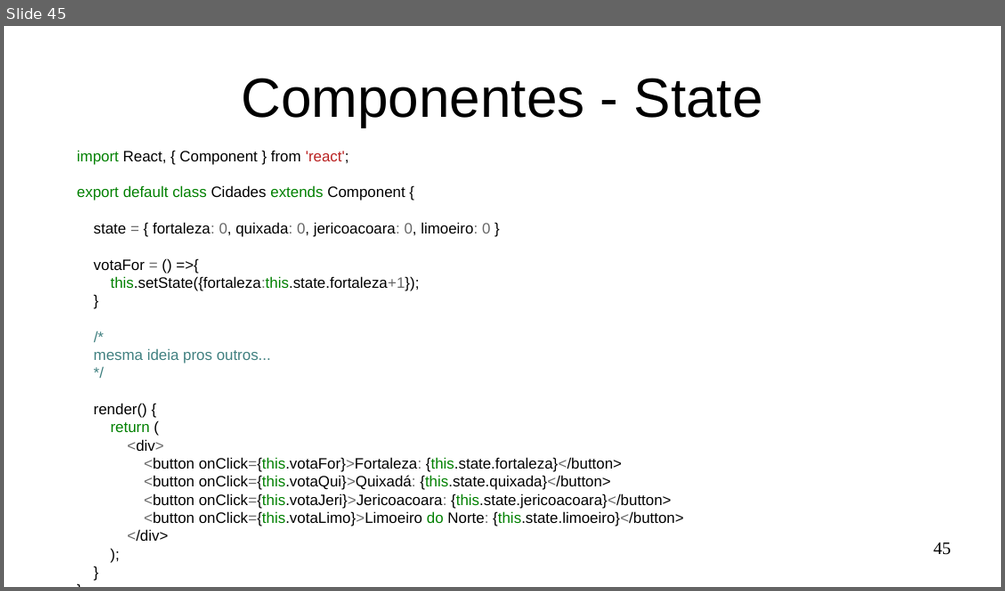
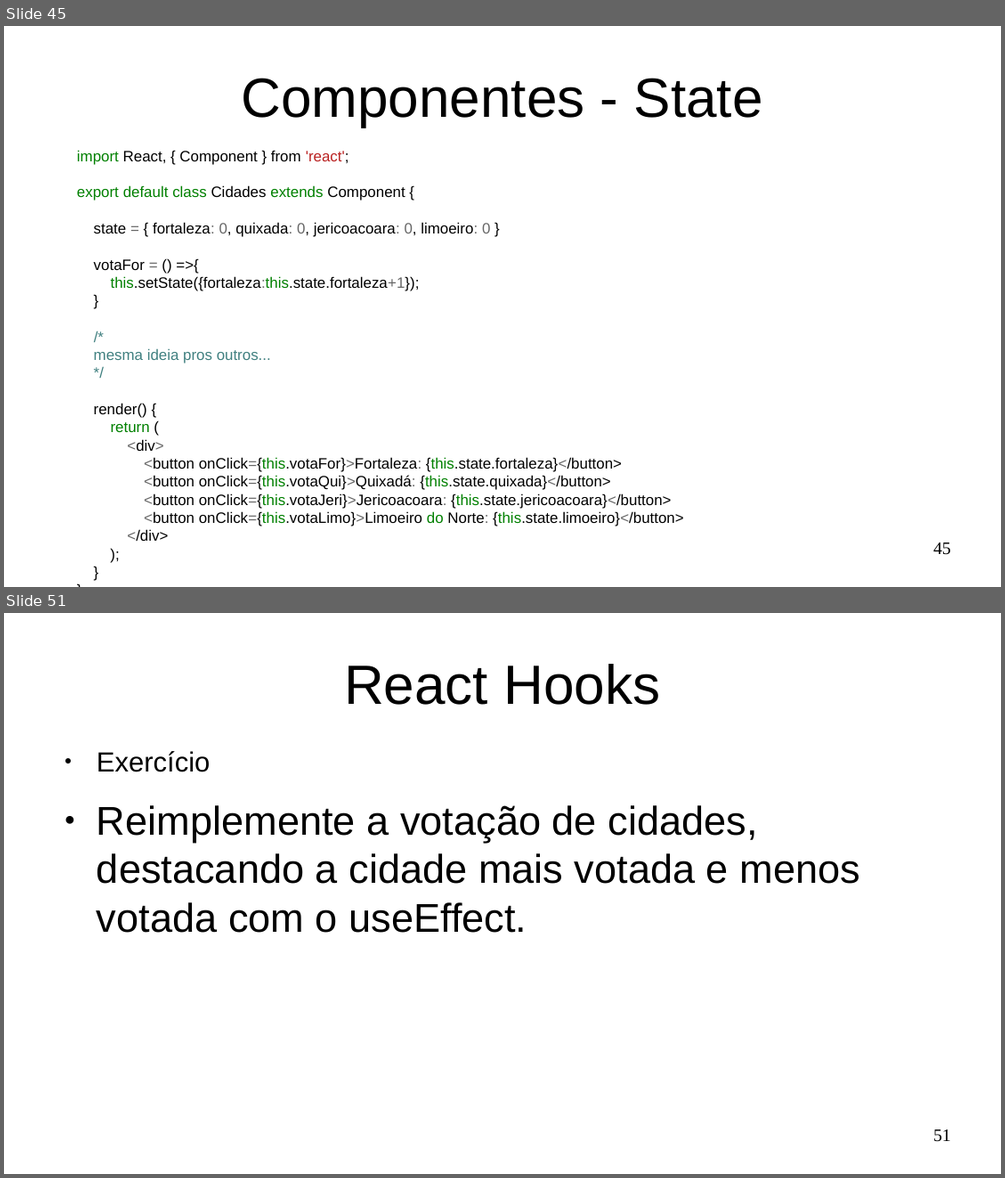
Before and after one commit to Marques-Dev/WEB_2020-1, a slide deck: SLIDES/aula01.odp. Shown one above the other, each under a label of ours: slide 45 before the commit, slides 45 and 51 after it; the slides between them are not shown. The pictures are 1005x591 and 1005x1178 pixels, drawn with LibreOffice and Linux fonts; fonts in the diff are those of the drawing. Boxes give left, top, right and bottom in pixels: in the first picture for what was removed or moved away, otherwise in the second. Text is boxed around its words. In the diff, an @@ line names an element or a change of style, - is before the commit and + after.

Commit message:
React hooks

```diff
--- a/SLIDES/aula01.odp
+++ b/SLIDES/aula01.odp
@@ slide 51 added at (4,613,1001,1174), background #FFFFFF @@
@@ title added at (344,664,660,705), 44 pt, text #000000 @@
+React Hooks
@@ text added at (97,751,861,933), 32 pt, text #000000 @@
+● Exercício
+● Reimplemente a votação de cidades, destacando a cidade mais votada e menos votada com o useEffect.
@@ page number added at (933,1129,951,1142), 14 pt, text #000000 @@
+51
```
Also in this commit, not shown: 5 other slides added, 1 slide removed, 2 other files.
